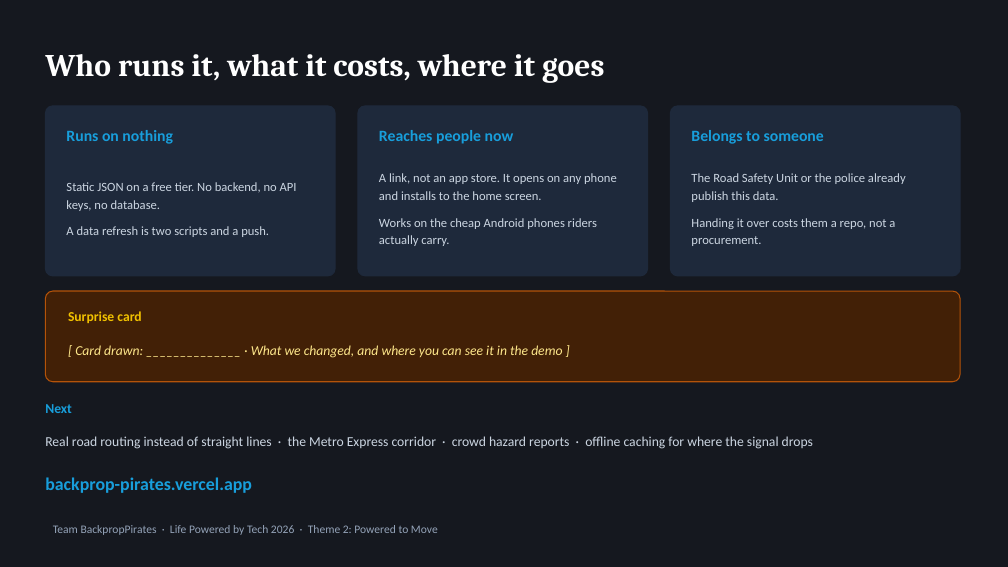
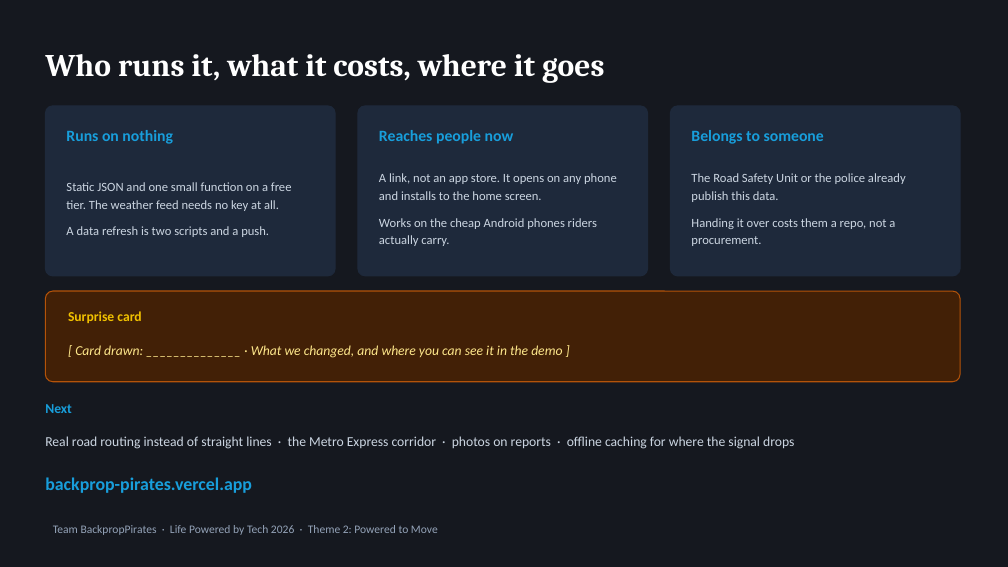
Before and after one commit to sahiljeebun132-dev/BackpropPirates, a slide deck: slide 6 of docs/Zetway-Pitch.pptx. Drawn at 1008x567 pixels with LibreOffice and Linux fonts; fonts in the diff are those of the drawing. Boxes give left, top, right and bottom in pixels: in the first picture for what was removed or moved away, otherwise in the second. Text is boxed around its words. In the diff, an @@ line names an element or a change of style, - is before the commit and + after.

```diff
--- a/docs/Zetway-Pitch.pptx
+++ b/docs/Zetway-Pitch.pptx
@@ text at bbox=[66, 182, 292, 211]: text changed @@
-Static JSON on a free tier. No backend, no API keys, no database.
+Static JSON and one small function on a free tier. The weather feed needs no key at all.
@@ text at bbox=[45, 436, 794, 449]: text changed @@
-Real road routing instead of straight lines · the Metro Express corridor · crowd hazard reports · offline caching for where the signal drops
+Real road routing instead of straight lines · the Metro Express corridor · photos on reports · offline caching for where the signal drops
```
Also in this commit, not shown: 1 other slide changed, 1 slide added, 1 slide removed, 5 other files.
